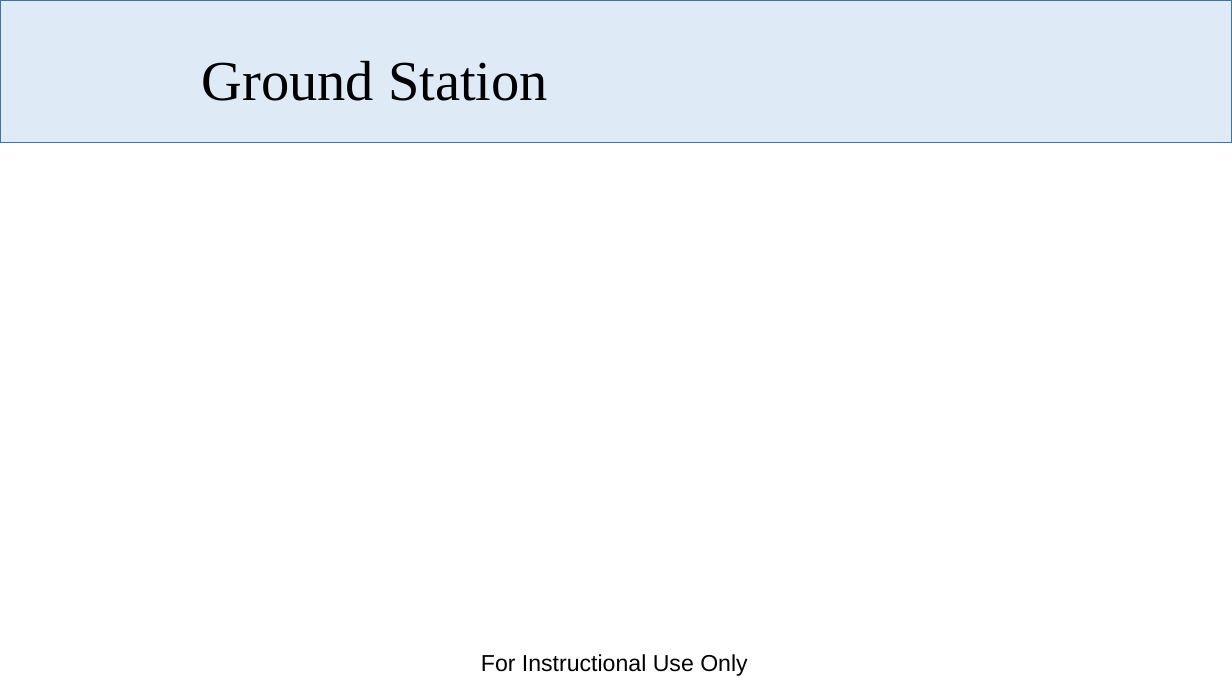
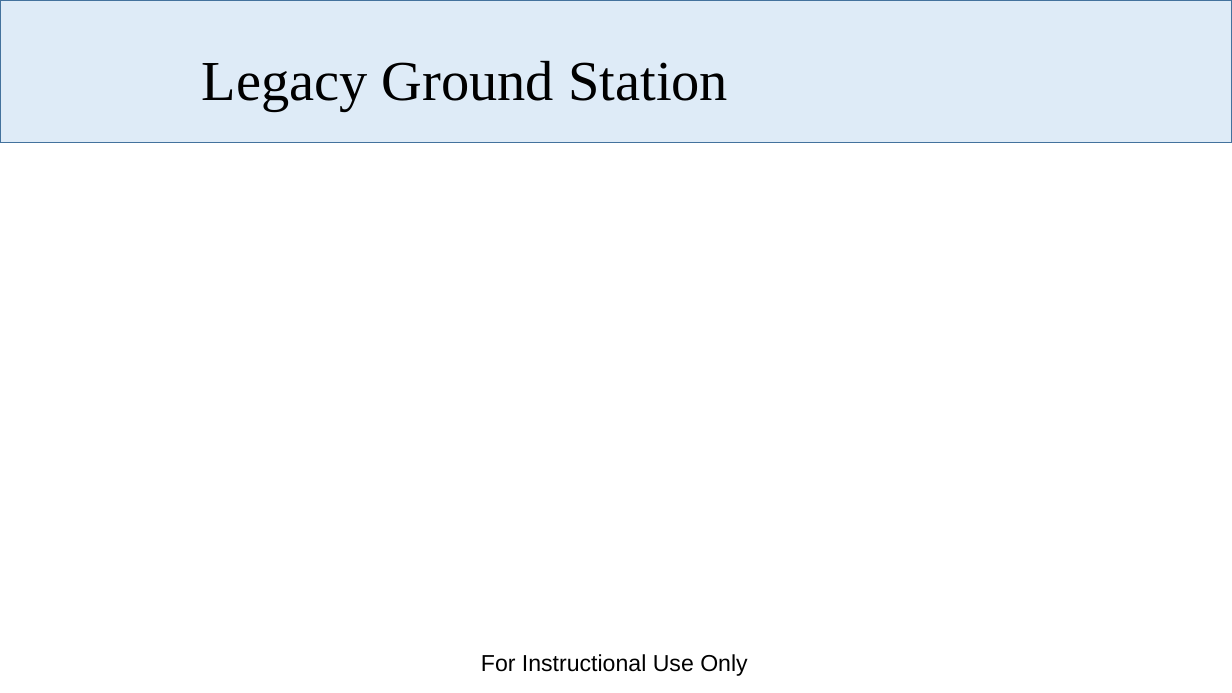
Before and after one commit to dabarrett/rqmtReviewer, a slide deck: slide 5 of Documents/programOverview.pptx. Drawn at 1232x693 pixels with LibreOffice and Linux fonts; fonts in the diff are those of the drawing; background and template pictures are left out. Boxes give left, top, right and bottom in pixels: in the first picture for what was removed or moved away, otherwise in the second. Text is boxed around its words. In the diff, an @@ line names an element or a change of style, - is before the commit and + after.

```diff
--- a/Documents/programOverview.pptx
+++ b/Documents/programOverview.pptx
@@ title at [202, 60, 728, 111]: text changed @@
-Ground Station
+Legacy Ground Station
```
Also in this commit, not shown: 1 other slide changed, 3 other files.
